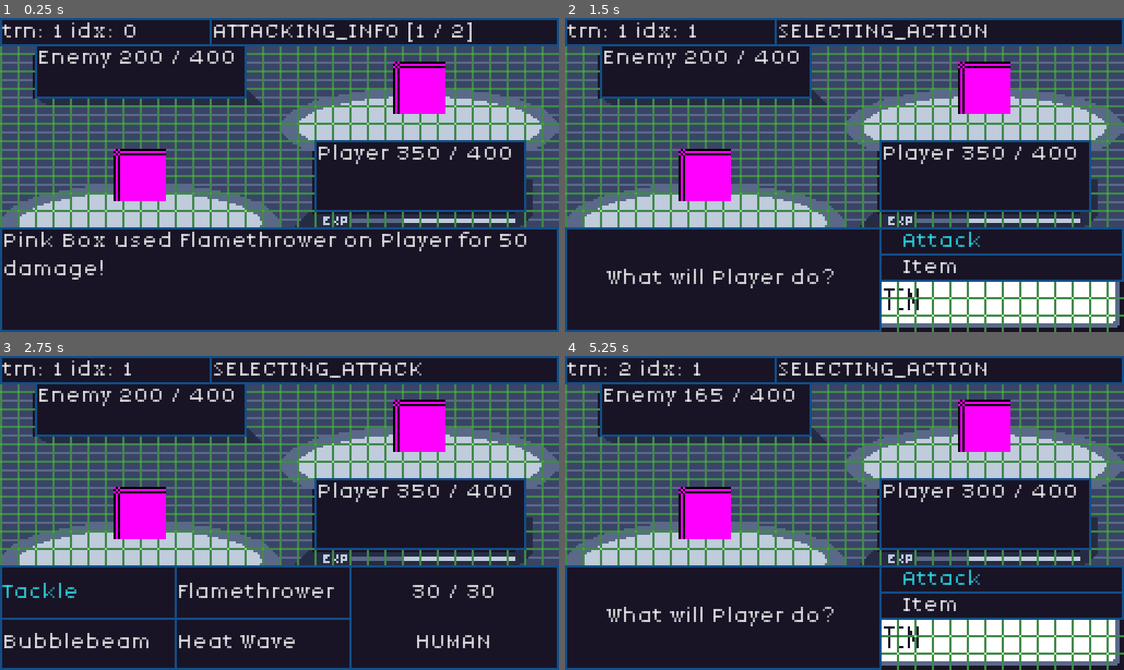
Above: before the commit, frames 1-4 (two rows, left to right).
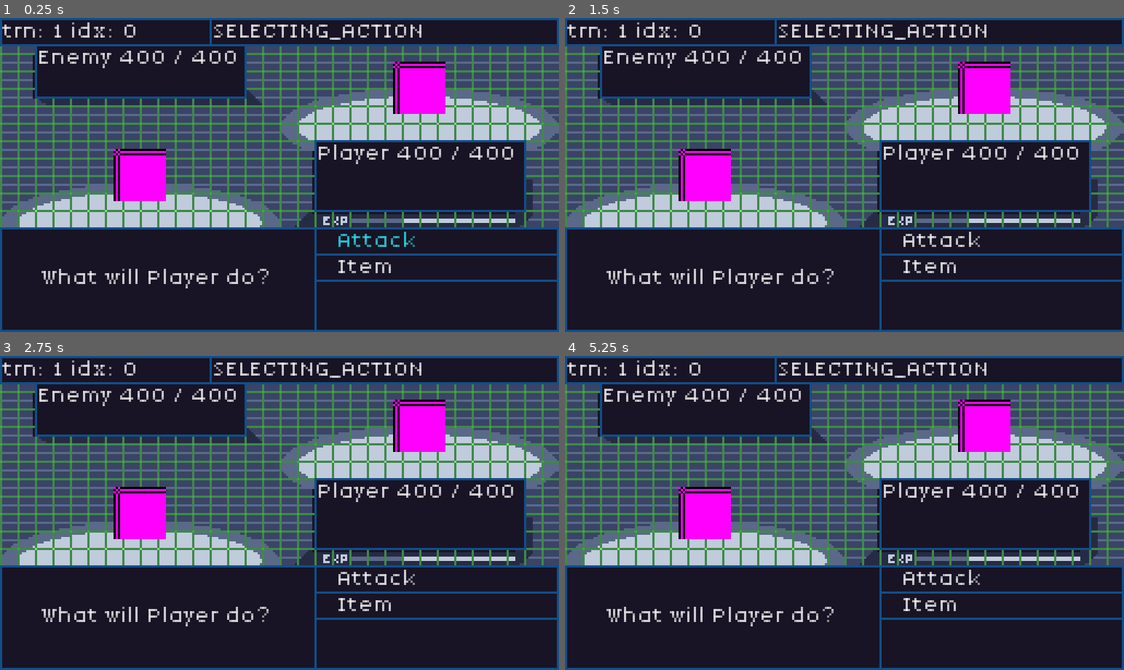
Above: after the commit, the same moments.

Repository: JakeTaussig/rpg-rougelike
Game: Godot game, scene res://scenes/battle.tscn
Same seed, same stepped clock (60 frames per second), same inputs: the game is played once before the commit and once after it.
Inputs (mouse positions are in pixels of both pictures, inside the frame that each line leads up to):
- Up to frame 1 (0.25 s): no input
- Up to frame 2 (1.5 s): click "Continue" at 0.5 s; click "Continue" at 1.25 s
- Up to frame 3 (2.75 s): click "Attack" at 2 s
- Up to frame 4 (5.25 s): click (654, 591) at 2.75 s, where only the run before the commit has a clickable "Tackle"; click (1001, 604) at 3.5 s, where only the run after the commit has a clickable "Item"; click (1001, 578) at 4.25 s, where only the run after the commit has a clickable "Attack"; click (1001, 604) at 5 s, where only the run after the commit has a clickable "Item"

The runs differ from the first frame. In frame 1, 4.5% of the frame differs, in the area x 0-100%, y 1-100%; in frame 2, 7.6%; in frame 3, 4.7%; in frame 4, 7.8%, in the area x 9-100%, y 1-100%.

Commit message:
Added checks for paralysis and whirpool when attacking, add improved messages for when they're applied. Added moves "paralyzed" and "whirlpool" which are returned when the player can't attack.

Diff:
--- /dev/null
+++ b/assets/moves/electrocute.tres
@@ -0,0 +1,17 @@
+[gd_resource type="Resource" script_class="Move" load_steps=2 format=3 uid="uid://en3lvxoqdpbg"]
+
+[ext_resource type="Script" uid="uid://dj7o2vdrnopw3" path="res://scripts/move.gd" id="1_k4frp"]
+
+[resource]
+script = ExtResource("1_k4frp")
+move_name = "Electrocute"
+category = 2
+type = 4
+base_power = 0
+acc = 100
+pp = 10
+max_pp = 10
+status_effect = 5
+status_effect_chance = 100
+priority = false
+metadata/_custom_type_script = "uid://dj7o2vdrnopw3"
--- a/assets/moves/global_moves_list.tres
+++ b/assets/moves/global_moves_list.tres
@@ -1,14 +1,18 @@
-[gd_resource type="Resource" script_class="MovesList" load_steps=8 format=3 uid="uid://btnh7hoa1cll6"]
+[gd_resource type="Resource" script_class="MovesList" load_steps=12 format=3 uid="uid://btnh7hoa1cll6"]
 
 [ext_resource type="Script" uid="uid://dj7o2vdrnopw3" path="res://scripts/move.gd" id="1_ofag1"]
 [ext_resource type="Resource" uid="uid://c22tuotquomd3" path="res://assets/moves/tackle.tres" id="2_bdaju"]
 [ext_resource type="Resource" uid="uid://bf2k5kr6nnyk4" path="res://assets/moves/flamethrower.tres" id="3_4xer7"]
 [ext_resource type="Resource" uid="uid://p1i1a004ul1q" path="res://assets/moves/bubblebeam.tres" id="4_ux0hn"]
+[ext_resource type="Resource" uid="uid://i87han8eps6i" path="res://assets/moves/tsunami.tres" id="5_p5lyi"]
 [ext_resource type="Resource" uid="uid://cup1blpmfdi8p" path="res://assets/moves/heat_wave.tres" id="5_uk1h8"]
 [ext_resource type="Resource" uid="uid://cj401xdexfiwj" path="res://assets/moves/fire_punch.tres" id="6_f500o"]
 [ext_resource type="Script" uid="uid://btgl7ks1m3ei3" path="res://scripts/moves_list.gd" id="7_2u8do"]
+[ext_resource type="Resource" uid="uid://8jcddcsnbyms" path="res://assets/moves/whirlpool.tres" id="7_qyrit"]
+[ext_resource type="Resource" uid="uid://en3lvxoqdpbg" path="res://assets/moves/electrocute.tres" id="9_xl5mf"]
+[ext_resource type="Resource" uid="uid://chacpi7ng0b4p" path="res://assets/moves/paralyzed.tres" id="10_lqm4p"]
 
 [resource]
 script = ExtResource("7_2u8do")
-moves = Array[ExtResource("1_ofag1")]([ExtResource("2_bdaju"), ExtResource("3_4xer7"), ExtResource("4_ux0hn"), ExtResource("5_uk1h8"), ExtResource("6_f500o")])
+moves = Array[ExtResource("1_ofag1")]([ExtResource("4_ux0hn"), ExtResource("6_f500o"), ExtResource("9_xl5mf"), ExtResource("3_4xer7"), ExtResource("5_p5lyi"), ExtResource("2_bdaju"), ExtResource("5_uk1h8"), ExtResource("7_qyrit"), ExtResource("10_lqm4p")])
 metadata/_custom_type_script = "uid://btgl7ks1m3ei3"
--- /dev/null
+++ b/assets/moves/paralyzed.tres
@@ -0,0 +1,17 @@
+[gd_resource type="Resource" script_class="Move" load_steps=2 format=3 uid="uid://chacpi7ng0b4p"]
+
+[ext_resource type="Script" uid="uid://dj7o2vdrnopw3" path="res://scripts/move.gd" id="1_725fc"]
+
+[resource]
+script = ExtResource("1_725fc")
+move_name = "Paralyzed"
+category = 2
+type = 4
+base_power = 0
+acc = 100
+pp = 10
+max_pp = 10
+status_effect = 0
+status_effect_chance = 100
+priority = false
+metadata/_custom_type_script = "uid://dj7o2vdrnopw3"
--- /dev/null
+++ b/assets/moves/tsunami.tres
@@ -0,0 +1,17 @@
+[gd_resource type="Resource" script_class="Move" load_steps=2 format=3 uid="uid://i87han8eps6i"]
+
+[ext_resource type="Script" uid="uid://dj7o2vdrnopw3" path="res://scripts/move.gd" id="1_42fsq"]
+
+[resource]
+script = ExtResource("1_42fsq")
+move_name = "Tsunami"
+category = 1
+type = 2
+base_power = 90
+acc = 90
+pp = 10
+max_pp = 10
+status_effect = 3
+status_effect_chance = 100
+priority = false
+metadata/_custom_type_script = "uid://dj7o2vdrnopw3"
--- /dev/null
+++ b/assets/moves/whirlpool.tres
@@ -0,0 +1,17 @@
+[gd_resource type="Resource" script_class="Move" load_steps=2 format=3 uid="uid://8jcddcsnbyms"]
+
+[ext_resource type="Script" uid="uid://dj7o2vdrnopw3" path="res://scripts/move.gd" id="1_lu2fq"]
+
+[resource]
+script = ExtResource("1_lu2fq")
+move_name = "Whirlpool"
+category = 0
+type = 0
+base_power = 40
+acc = 100
+pp = 1000000
+max_pp = 1000000
+status_effect = 0
+status_effect_chance = 100
+priority = false
+metadata/_custom_type_script = "uid://dj7o2vdrnopw3"
--- a/scenes/battle.tscn
+++ b/scenes/battle.tscn
@@ -176,7 +176,7 @@
 position = Vector2(64, 72)
 max_hp = 400
 hp = 400
-speed = 20
+speed = 40
 type = 5
 
 [node name="Enemies" type="Node2D" parent="."]
@@ -189,7 +189,7 @@
 ai_type = 2
 character_name = "Pink Box"
 max_hp = 400
-hp = 200
+hp = 400
 type = 6
 
 [node name="StateDisplay" type="Label" parent="."]
--- a/scripts/battle_participant.gd
+++ b/scripts/battle_participant.gd
@@ -29,7 +29,8 @@
 @export var type: MovesList.Type = MovesList.Type.HUMAN
 var is_player = true
 var moves: Array[Move] = []
-var status_effect = MovesList.StatusEffect.NONE
+var status_effect: MovesList.StatusEffect = MovesList.StatusEffect.NONE
+var status_effect_turn_counter: int = 0
 
 # Called when the node enters the scene tree for the first time.
 func _ready() -> void:
@@ -39,16 +40,34 @@
 func use_move(index: int, target: BattleParticipant) -> Dictionary:
 	var move = moves[index]
 	move.pp -= 1
-	var move_hit: bool = _does_move_hit(move.acc)
+	var move_hit: bool = 1
+	var status_applied: bool = 0
 	var damage = 0
+	if status_effect ==  MovesList.StatusEffect.WHIRLPOOL:
+		# Whirlpool has a 50% chance to damage the affected character each turn
+		move_hit = _does_move_hit(50)
+		if move_hit:
+			move = GameManager.get_move_by_name("Whirlpool")
+			damage = max(1, _attack(move, self, 1))
+			return {"move": move, "damage": damage, "move_hit": 1, "status_applied": 0}
+
+	elif status_effect == MovesList.StatusEffect.PARALYZE:
+		# 33% chance for paralysis to activate
+		move_hit = _does_move_hit(33)
+		if move_hit:
+			move = GameManager.get_move_by_name("Paralyzed")
+			damage = 0
+			return {"move": move, "damage": damage, "move_hit": 1, "status_applied": 0}
+	move_hit = _does_move_hit(move.acc)
+
 	if move_hit:
 		if move.category == Move.MoveCategory.ATK:
 			damage = max(1, _attack(move, target, 1))
 		elif move.category == Move.MoveCategory.SP_ATK:
 			damage = max(1, _attack(move, target, 0))
 		if move.status_effect != MovesList.StatusEffect.NONE:
-			_roll_and_apply_status_effect(move, target)
-	return {"move": move, "damage": damage, "move_hit": move_hit}
+			status_applied = _roll_and_apply_status_effect(move, target)
+	return {"move": move, "damage": damage, "move_hit": move_hit, "status_applied": status_applied}
 
 func _does_move_hit(accuracy: int) -> bool:
 	accuracy = clamp(accuracy, 0, 100)
@@ -74,12 +93,14 @@
 	target.hp -= damage
 	return damage
 
-func _roll_and_apply_status_effect(move: Move, target: BattleParticipant):
+func _roll_and_apply_status_effect(move: Move, target: BattleParticipant) -> bool:
 	# Only attempt to apply a status effect if one is not already applied
 	if target.status_effect == MovesList.StatusEffect.NONE:
 		var status_applied = _does_move_hit(move.status_effect_chance)
 		if status_applied:
 			target.status_effect = move.status_effect
+			return true
+	return false
 
 func get_move_effectiveness(move: Move,  defender: BattleParticipant) -> float:
 	var same_type_attack_bonus: float = 1.5 if self.type == move.type else 1.0
@@ -92,6 +113,26 @@
 	var base_modifier = MovesList.TYPE_CHART[atk_idx][def_idx]
 	return base_modifier
 
+func enact_cripple_on_self():
+	pass
+
+func enact_burn_on_self():
+	pass
+
+#func enact_whirlpool_on_self():
+	#pass
+
+func enact_poison_on_self():
+	pass
+
+func enact_paralyze_on_self():
+	pass
+
+#func enact_consume_on_self():
+	#pass
+
+func enact_blind_on_self():
+	pass
 # Called every frame. 'delta' is the elapsed time since the previous frame.
 func _process(delta: float) -> void:
 	pass
--- a/scripts/game_manager.gd
+++ b/scripts/game_manager.gd
@@ -1,6 +1,5 @@
 extends Control
 @export var moves_list: MovesList = preload("res://assets/moves/global_moves_list.tres")
-
 
 # Called when the node enters the scene tree for the first time.
 func _ready() -> void:
@@ -9,3 +8,10 @@
 # Called every frame. 'delta' is the elapsed time since the previous frame.
 func _process(delta: float) -> void:
 	pass
+
+func get_move_by_name(move_to_find: String):
+	for move in moves_list.moves:
+		if move.move_name == move_to_find:
+			return move
+	push_error("MOVE NOT FOUND")
+	return ""
--- a/scripts/moves_list.gd
+++ b/scripts/moves_list.gd
@@ -4,8 +4,8 @@
 @export var moves: Array[Move]
 
 enum Type {HUMAN, FIRE, WATER, PLANT, PLASMA, DARK, LIGHT}
-				  		# HUMAN, FIRE, WATER,    PLANT,   DARK,   LIGHT
-enum StatusEffect {NONE, BLEED, BURN, WHIRLPOOL, POISON, CONSUME, BLIND}
+				  		# HUMAN, FIRE,  WATER,   PLANT,   PLASMA,   DARK,   LIGHT
+enum StatusEffect {NONE, BLEED, BURN, WHIRLPOOL, POISON, PARALYZE, CONSUME, BLIND}
 
 
 const TYPES = {
--- a/scripts/states/Attack.gd
+++ b/scripts/states/Attack.gd
@@ -15,7 +15,7 @@
 
 	# Execute attack
 	var results = attacker.use_move(move_index, target)
-	var used_move = attacker.moves[move_index]
+	var used_move = results["move"]
 	var messages = _generate_attack_messages(attacker, target, used_move, results)
 
 	# Transition to AttackingInfoState to show results
@@ -26,7 +26,12 @@
 	var used_move_name = results["move"].move_name
 	var damage = results["damage"]
 	var move_hit = results["move_hit"]
-	if not move_hit:
+	if used_move_name == "Whirlpool":
+		messages.append("%s got caught in the whirlpool and took %d damage!" % [attacker.character_name, damage])
+		return messages
+	elif used_move_name == "Paralyzed":
+		messages.append("%s is paralyzed and could not move!" % attacker.character_name)
+	elif not move_hit:
 		messages.append("%s missed %s!" % [attacker.character_name, used_move_name])
 	elif damage > 0:
 		var effectiveness_multiplier: float = attacker.get_effectiveness_modifier(used_move, target)
@@ -38,10 +43,14 @@
 		elif effectiveness_multiplier < 1.0:
 			messages.append("%s was not very effective!" % used_move_name)
 
-	# This should only be status effects for now
-	else:
+	# TODO: Potentially add custom messages for each status effect type.
+	if results["status_applied"]:
+		# Different message if the move only applies status effect or if it also did damage. In this case we need to display the move name.
 		var status_effect_string = String(MovesList.StatusEffect.find_key(target.status_effect)).to_lower()
-		messages.append("%s used %s and applied %s on %s!" % [attacker.character_name, used_move_name, status_effect_string, target.character_name])
+		if used_move.category == Move.MoveCategory.STATUS_EFFECT:
+			messages.append("%s used %s and applied %s on %s!" % [attacker.character_name, used_move_name, status_effect_string, target.character_name])
+		else:
+			messages.append("%s was affllicted with %s!" % [target.character_name, status_effect_string])
 	return messages
 
 # Inner class. Used to pass data to `AttackState.enter`
